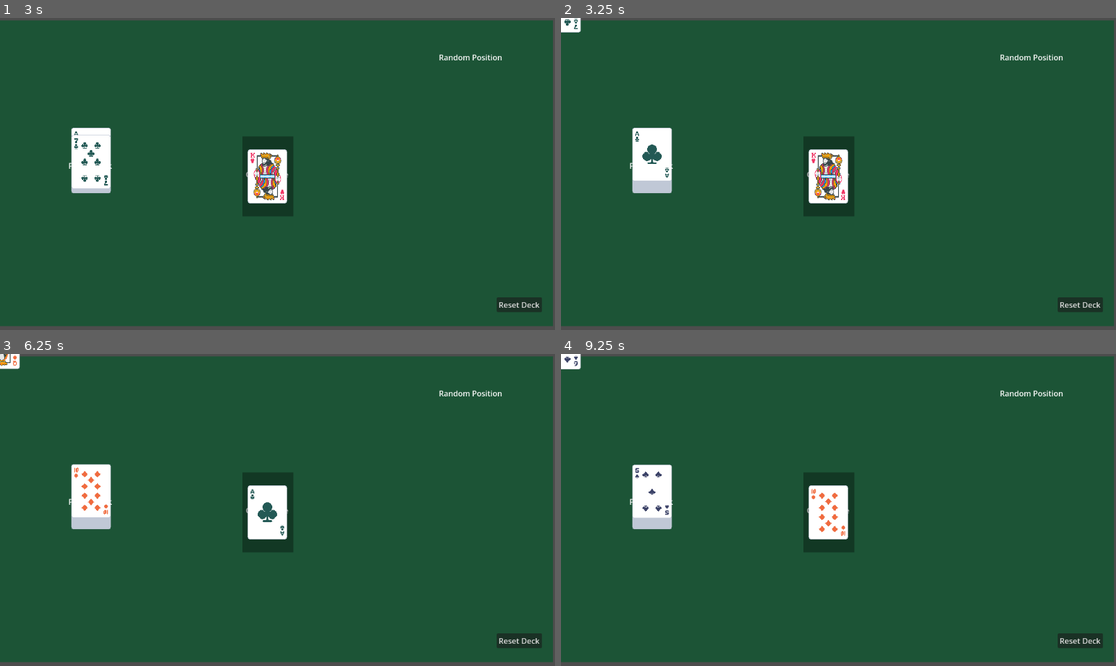
Above: before the commit, frames 1-4 (two rows, left to right).
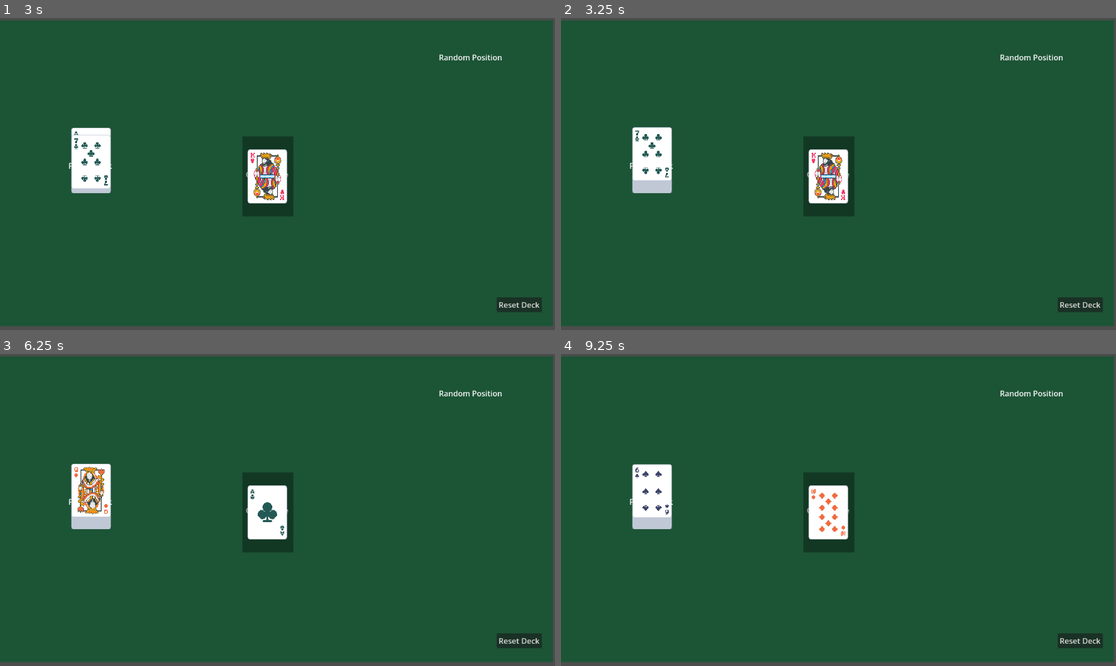
Above: after the commit, the same moments.

Repository: spicywheatbread/art-of-egyptian-war
Game: Godot game, scene res://Assets/Scenes/GameObjects/test.tscn
Same seed, same stepped clock (60 frames per second), same inputs: the game is played once before the commit and once after it.
Inputs (mouse positions are in pixels of both pictures, inside the frame that each line leads up to):
- Up to frame 1 (3 s): tap Enter at 0.5 s; drag from (266, 177) to (88, 164) at 0.52 s; click "Reset Deck" at 1.25 s; drag from (88, 164) to (266, 177) at 2.02 s; move the mouse to (88, 161) at 2.77 s; click (88, 161) at 2.92 s
- Up to frame 2 (3.25 s): no input
- Up to frame 3 (6.25 s): drag from (88, 500) to (111, 463) at 3.52 s; drag from (88, 497) to (266, 513) at 4.27 s; drag from (88, 497) to (266, 513) at 5.02 s; move the mouse to (88, 491) at 5.77 s; click (88, 491) at 5.92 s
- Up to frame 4 (9.25 s): drag from (649, 491) to (727, 525) at 6.52 s; drag from (649, 500) to (827, 513) at 7.27 s; drag from (649, 497) to (827, 513) at 8.02 s; move the mouse to (649, 491) at 8.77 s; click (649, 491) at 8.92 s

Frame 1 is identical in both runs. In frame 2, 0.4% of the frame differs, in the area x 0-21%, y 0-53%; in frame 3, 0.8%; in frame 4, 0.3%.

Commit message:
Annotating functions, removing prints, fixed snap when drop isn't valid

Diff:
--- a/Assets/Scripts/card.gd
+++ b/Assets/Scripts/card.gd
@@ -1,5 +1,4 @@
-class_name Card
-extends Area2D
+class_name Card extends Area2D
 
 enum Suit {
 	SPADES,
@@ -24,6 +23,7 @@
 	KING = 13,
 
 }
+
 const SUIT_NAMES = {
 	Suit.SPADES: "Spades",
 	Suit.HEARTS: "Hearts",
@@ -47,27 +47,19 @@
 	Rank.KING: "King",
 }
 
-var card_name : String = "Uninitialized Card"
-var rank : Rank = Rank.ACE
-var suit : Suit = Suit.SPADES
+var card_name: String = "Uninitialized Card"
+var rank: Rank = Rank.ACE
+var suit: Suit = Suit.SPADES
 
-func set_texture():
+func set_texture() -> void:
 	var path = "res://Assets/Images/Cards/" + SUIT_NAMES[self.suit] + "/" + str(rank) + ".png"
 	var texture = load(path)
 	if texture == null:
 		texture = load("res://Assets/Images/Cards/Spades/1.png")
 	$Sprite2D.texture = texture
 
-func setup(suit : Suit, rank : Rank) -> void:
+func setup(suit: Suit, rank: Rank) -> void:
 	self.rank = rank
 	self.suit = suit
 	self.card_name = str(RANK_NAMES[self.rank], " of ", SUIT_NAMES[self.suit])
 	set_texture()
-
-# Called when the node enters the scene tree for the first time.
-func _ready() -> void:
-	pass
-
-# Called every frame. 'delta' is the elapsed time since the previous frame.
-func _process(delta: float) -> void:
-	pass
--- a/Assets/Scripts/center_pile.gd
+++ b/Assets/Scripts/center_pile.gd
@@ -1,19 +1,9 @@
 extends Pile
+var cards = []
 
-func add_card(card):
+func add_card(card) -> void:
 	card.z_index = cards.size()
 	cards.append(card)
 
-func pop():
-	cards.pop_back()
-
-var cards = []
-
-# Called when the node enters the scene tree for the first time.
-func _ready() -> void:
-	pass # Replace with function body.
-
-
-# Called every frame. 'delta' is the elapsed time since the previous frame.
-func _process(delta: float) -> void:
-	pass
+func pop() -> Card:
+	return cards.pop_back()
--- a/Assets/Scripts/game.gd
+++ b/Assets/Scripts/game.gd
@@ -1,13 +1,13 @@
 extends Node2D
 
-var selected_player : Pile = null
-var selected_card : Card = null
-var is_dragging : bool = false
-var queue_click : bool = false
+var selected_player: Pile = null
+var selected_card: Card = null
+var is_dragging: bool = false
+var queue_click: bool = false
 
 @onready var center_pile = get_node("Center Pile")
 
-func _input(event):
+func _input(event: InputEvent):
 	if event is InputEventMouseButton and event.button_index == MOUSE_BUTTON_LEFT:
 			if event.pressed:
 				queue_click = true
@@ -16,7 +16,7 @@
 					drop_card()
 				is_dragging = false
 
-func _physics_process(delta):
+func _physics_process(delta: float):
 	if queue_click:
 		queue_click = false
 
@@ -27,28 +27,26 @@
 	if is_dragging and selected_card:
 		selected_card.global_position = get_global_mouse_position()
 
-func reset_selection():
+func reset_selection() -> void:
 	selected_player = null
 	selected_card = null
 
-func player_click(player):
+func player_click(player: Player) -> void:
 	selected_player = player
 	selected_card = player.get_top_card()
 	is_dragging = true
-	print("Picked card:", selected_card.card_name)
 
-func valid_drop(target) -> bool:
+func valid_drop(target: Pile) -> bool:
 	if target == center_pile:
 		return true
 	return false
 
-func drop_card():
+func drop_card() -> void:
 	if selected_card and selected_player:
 		var target = get_under_mouse()
 		if valid_drop(target):
 			selected_player.pop()
 			target.add_card(selected_card)
-			print("Dropped card on:", target.name)
 		else:
 			# Return to original pile
 			selected_card.global_position = selected_player.get_card_position()
@@ -57,7 +55,7 @@
 	selected_card = null
 	selected_player = null
 
-func get_under_mouse():
+func get_under_mouse() -> Node2D:
 	var space_state = get_world_2d().direct_space_state
 	var query = PhysicsPointQueryParameters2D.new()
 	query.position = get_global_mouse_position()
--- a/Assets/Scripts/pile.gd
+++ b/Assets/Scripts/pile.gd
@@ -1,4 +1,4 @@
 @abstract class_name Pile extends Node2D
 
-@abstract func add_card(card)
-@abstract func pop()
+@abstract func add_card(card: Card) -> void
+@abstract func pop() -> Card
--- a/Assets/Scripts/player.gd
+++ b/Assets/Scripts/player.gd
@@ -1,16 +1,16 @@
 class_name Player extends Pile
 
-var card_tscn : PackedScene = preload("res://Assets/Scenes/GameObjects/card.tscn")
+var card_tscn: PackedScene = preload("res://Assets/Scenes/GameObjects/card.tscn")
 var cards = []
 var offset = Vector2(0, -0.5)
 
-func get_top_card():
+func get_top_card() -> Card:
 	return cards.back()
 
-func add_card(card):
+func add_card(card : Card) -> void:
 	cards.append(card)
 
-func pop():
+func pop() -> Card:
 	return cards.pop_back()
 
 func shuffle(deck: Array) -> void:
@@ -28,7 +28,7 @@
 		cards[i].z_index = i
 
 func get_card_position():
-	return cards.size() * offset
+	return self.position + cards.size() * offset
 
 func give_all_cards():
 	for suit in Card.Suit.values():
